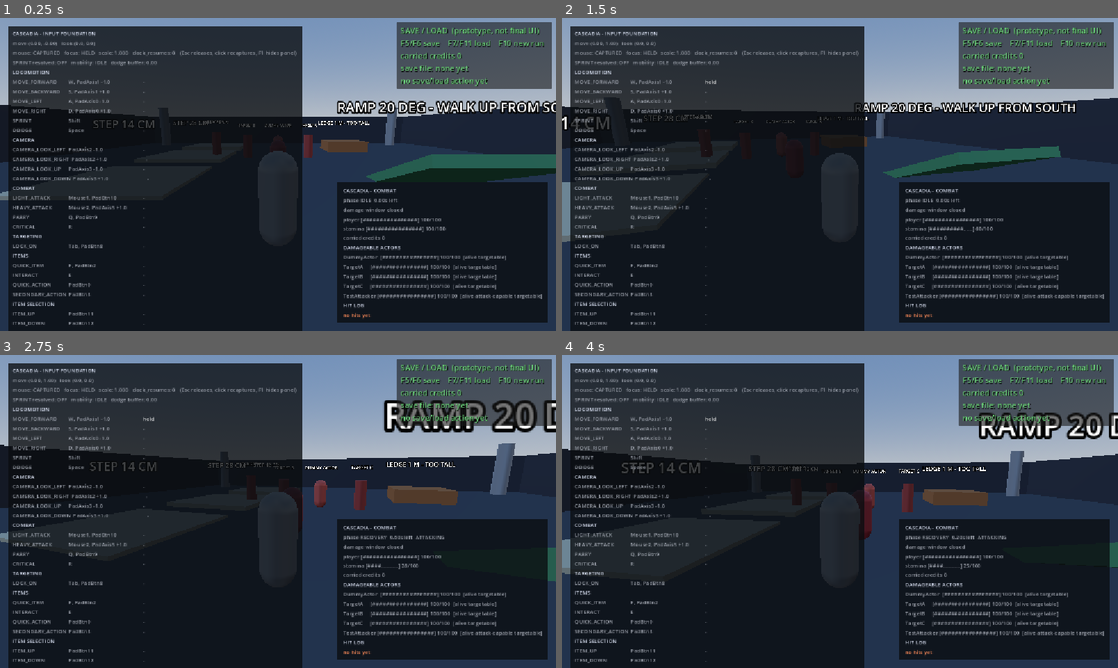
Above: before the commit, frames 1-4 (two rows, left to right).
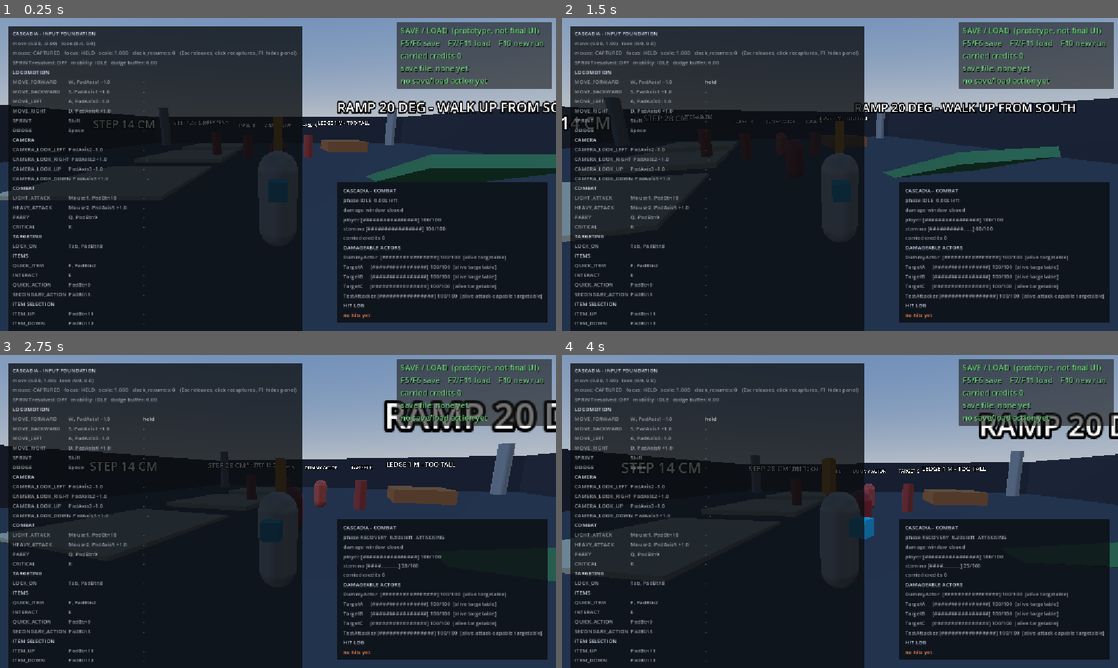
Above: after the commit, the same moments.

Repository: thom-baum/CascadiaPrototype2
Game: Godot game, scene res://main.tscn
The game is run twice, just before and just after one commit, with the same random seed, the same clock (stepped at 60 frames per second) and the same inputs.
Inputs (mouse positions are in pixels of both pictures, inside the frame that each line leads up to):
- Up to frame 1 (0.25 s): no input
- Up to frame 2 (1.5 s): tap Enter at 0.5 s; move the mouse to (834, 180) at 0.52 s; hold W (move_forward) from 0.53 s (still down); tap R (critical) at 0.6 s; click (834, 180) at 0.67 s; move the mouse to (878, 177) at 1.27 s; tap Space (dodge) at 1.35 s
- Up to frame 3 (2.75 s): keep holding W (move_forward); move the mouse to (233, 508) at 2.02 s; right-click (233, 508) at 2.1 s
- Up to frame 4 (4 s): move the mouse to (845, 511) at 2.77 s; release W (move_forward) at 2.78 s; hold A (move_left) 2.78-3.53 s; tap E (interact) at 2.85 s; click (845, 511) at 2.92 s; move the mouse to (817, 505) at 3.52 s; hold W (move_forward) from 3.53 s (still down); click (817, 505) at 3.6 s

The runs differ from the first frame. In frame 1, less than 0.1% of the frame differs, in the area x 49-51%, y 33-35%; in frame 2, less than 0.1%; in frame 3, less than 0.1%; in frame 4, 0.3%, in the area x 46-57%, y 32-59%.

Commit message:
Add a readable front and rear facing marker to the player

Diff:
--- a/scenes/test_environment.tscn
+++ b/scenes/test_environment.tscn
@@ -152,6 +152,18 @@
 [sub_resource type="BoxShape3D" id="BoxShape3D_810np"]
 size = Vector3(1.2, 1.4, 1.2)
 
+[sub_resource type="StandardMaterial3D" id="StandardMaterial3D_adw7c"]
+albedo_color = Color(1, 0.62, 0.12, 1)
+
+[sub_resource type="BoxMesh" id="BoxMesh_adw7c"]
+size = Vector3(0.18, 0.7, 0.22)
+
+[sub_resource type="StandardMaterial3D" id="StandardMaterial3D_0hxc1"]
+albedo_color = Color(0.15, 0.75, 0.95, 1)
+
+[sub_resource type="BoxMesh" id="BoxMesh_0hxc1"]
+size = Vector3(0.34, 0.34, 0.34)
+
 [node name="TestEnvironment" type="Node3D" unique_id=10485837]
 
 [node name="WorldEnvironment" type="WorldEnvironment" parent="." unique_id=587596425]
@@ -525,6 +537,18 @@
 script = ExtResource("10_2qg6i")
 attack_path = NodePath("../Combat")
 
+[node name="FacingMarker" type="Node3D" parent="Player" unique_id=1239214627]
+
+[node name="Nose" type="MeshInstance3D" parent="Player/FacingMarker" unique_id=1229904054]
+transform = Transform3D(1, 0, 0, 0, 1, 0, 0, 0, 1, 0, 2.3, -0.28)
+material_override = SubResource("StandardMaterial3D_adw7c")
+mesh = SubResource("BoxMesh_adw7c")
+
+[node name="Tail" type="MeshInstance3D" parent="Player/FacingMarker" unique_id=965604135]
+transform = Transform3D(1, 0, 0, 0, 1, 0, 0, 0, 1, 0, 1.35, 0.52)
+material_override = SubResource("StandardMaterial3D_0hxc1")
+mesh = SubResource("BoxMesh_0hxc1")
+
 [node name="CameraRig" type="Node3D" parent="." unique_id=1012415909]
 transform = Transform3D(1, 0, 0, 0, 1, 0, 0, 0, 1, 0, 0, 12)
 script = ExtResource("2_camera")
Not shown, changed: .summer/plans/CASCADIA_MILESTONE_ROADMAP.md
